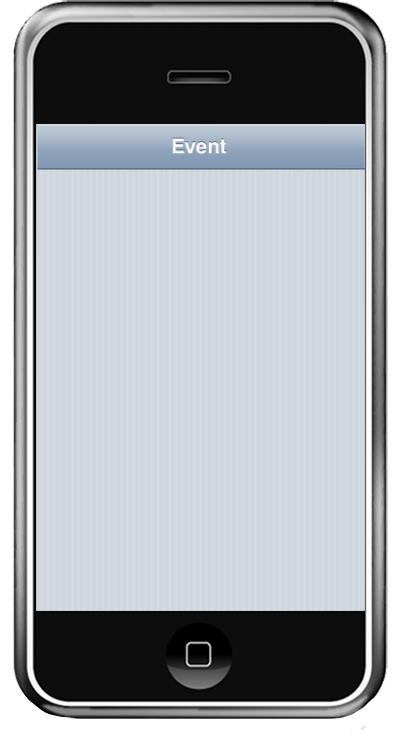
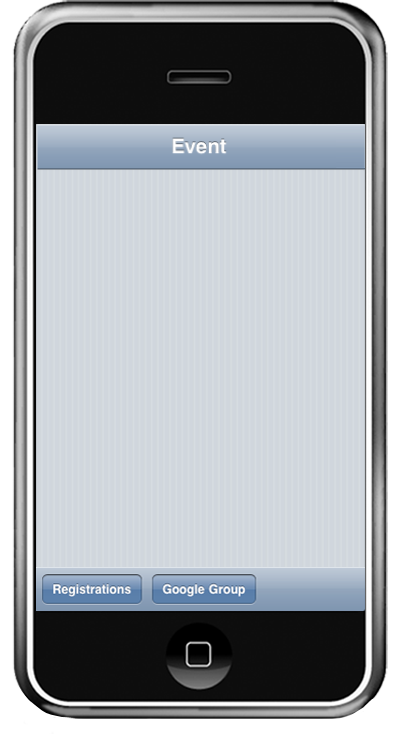
Before/after of a 403px x 750px layered artwork. What changed in the layer stack:
added layer "Layer 2" above "Layer 1" over (36, 567, 365, 611)
painted on "Layer 0" over (350, 717, 377, 733)
